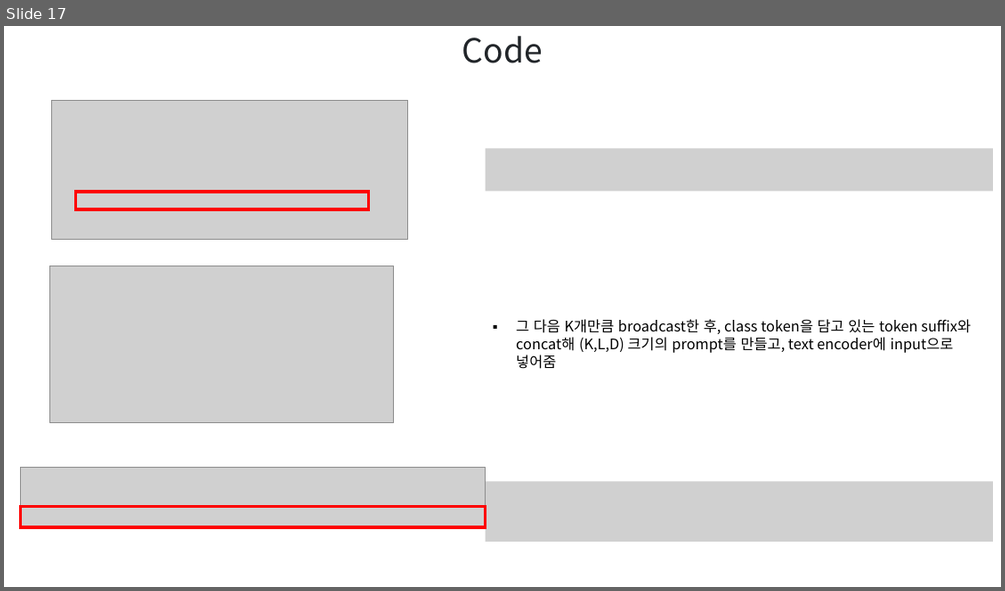
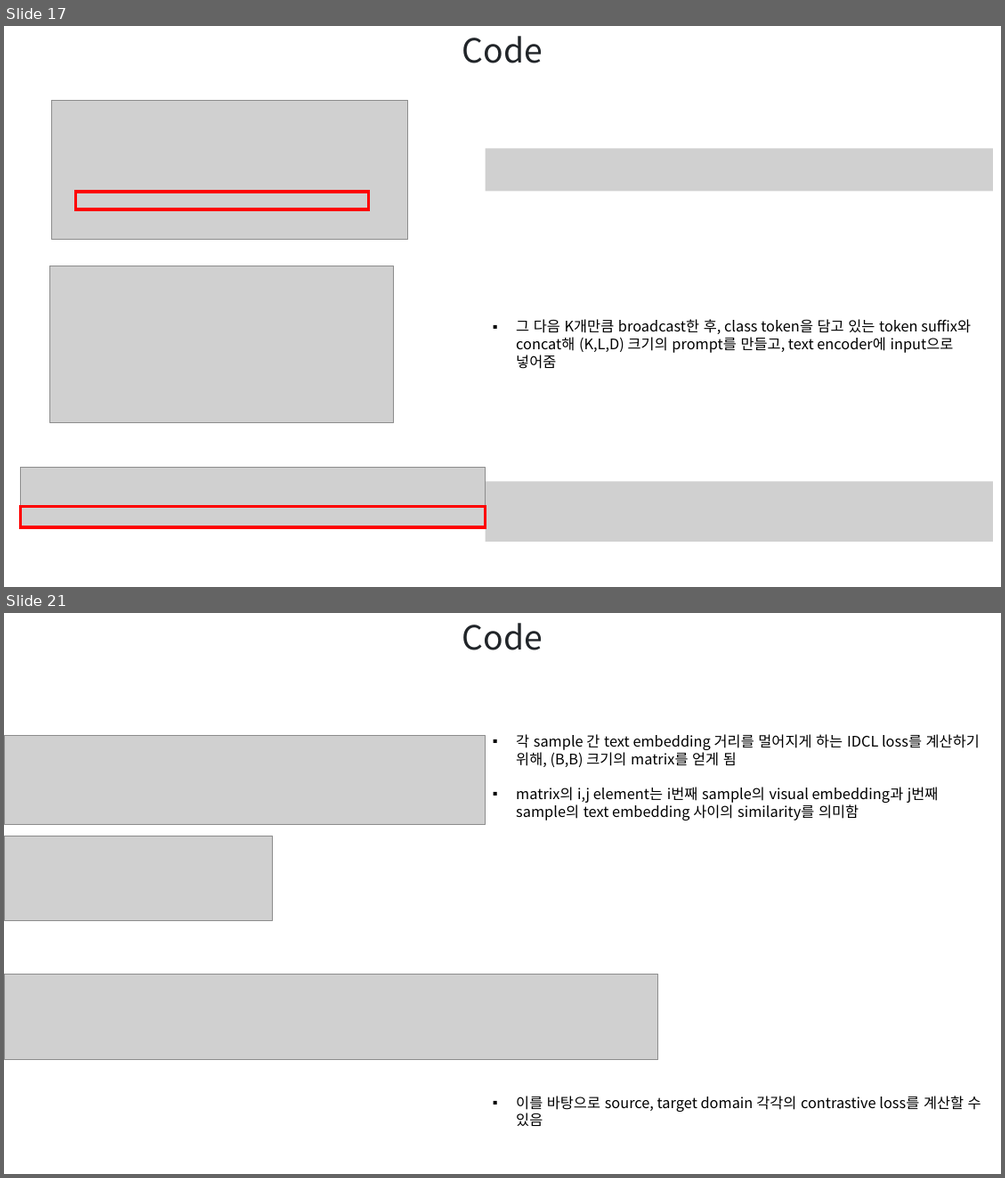
Before and after one commit to hbcho03/cvpr, a slide deck: CVPR/논문/DAMP PPT.pptx. Shown one above the other, each under a label of ours: slide 17 before the commit, slides 17 and 21 after it; the slides between them are not shown. The pictures are 1005x591 and 1005x1178 pixels, drawn with LibreOffice and Linux fonts; fonts in the diff are those of the drawing; grey boxes stand for pictures. Boxes give left, top, right and bottom in pixels: in the first picture for what was removed or moved away, otherwise in the second. Text is boxed around its words. In the diff, an @@ line names an element or a change of style, - is before the commit and + after.

```diff
--- a/CVPR/논문/DAMP PPT.pptx
+++ b/CVPR/논문/DAMP PPT.pptx
@@ slide 21 added at (x1=4, y1=613, x2=1001, y2=1174), background #FFFFFF @@
@@ text added at (x1=462, y1=623, x2=542, y2=650), 32 pt, text #212529 @@
+Code
@@ picture added at (x1=4, y1=735, x2=485, y2=825) @@
@@ text added at (x1=516, y1=734, x2=979, y2=820), 14 pt, text #000000 @@
+▪ 각 sample 간 text embedding 거리를 멀어지게 하는 IDCL loss를 계산하기 위해, (B,B) 크기의 matrix를 얻게 됨
+▪ matrix의 i,j element는 i번째 sample의 visual embedding과 j번째 sample의 text embedding 사이의 similarity를 의미함
@@ picture added at (x1=4, y1=835, x2=273, y2=921) @@
@@ picture added at (x1=4, y1=974, x2=657, y2=1060) @@
@@ text added at (x1=516, y1=1095, x2=981, y2=1126), 14 pt, text #000000 @@
+▪ 이를 바탕으로 source, target domain 각각의 contrastive loss를 계산할 수 있음
```
Also in this commit, not shown: 9 slides changed, 2 other slides added, 1 other file.
